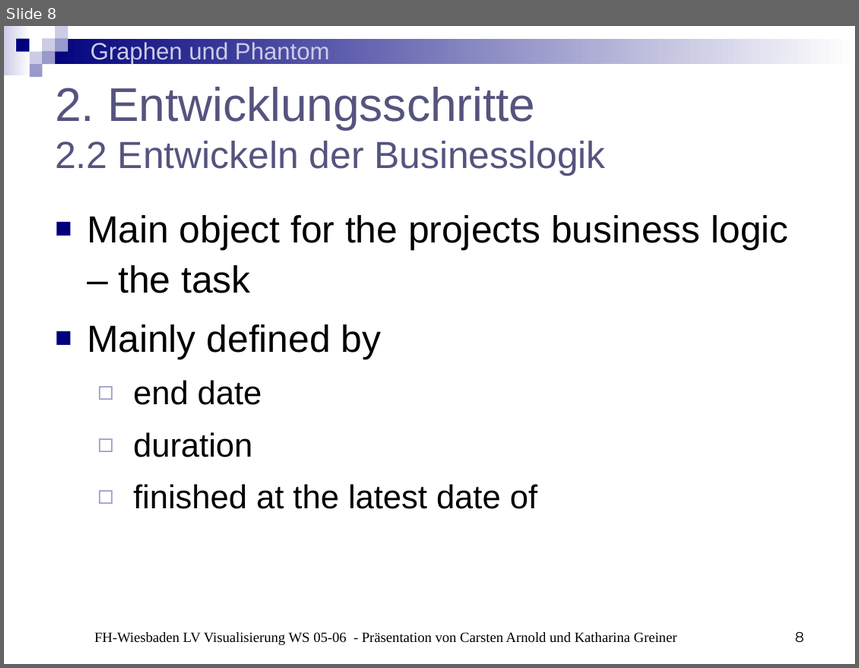
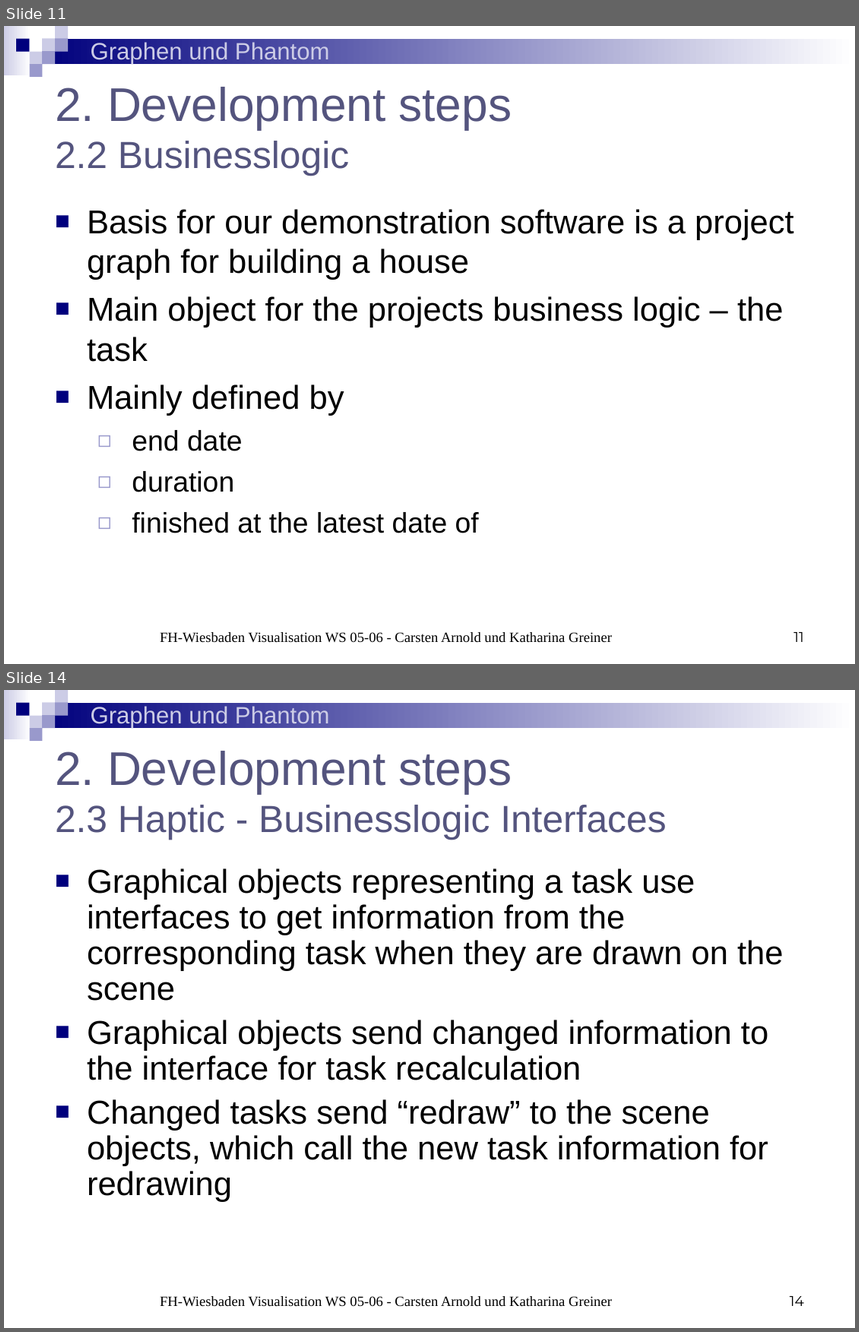
Before and after one commit to BackupTheBerlios/phantom-graphs-svn, a slide deck: trunk/Präsentationen/Präsentation3.ppt. Shown one above the other, each under a label of ours: slide 8 before the commit, slides 11 and 14 after it; the slides between them are not shown. The pictures are 859x668 and 859x1332 pixels, drawn with LibreOffice and Linux fonts; fonts in the diff are those of the drawing. Boxes give left, top, right and bottom in pixels: in the first picture for what was removed or moved away, otherwise in the second. Text is boxed around its words. In the diff, an @@ line names an element or a change of style, - is before the commit and + after.

```diff
--- a/trunk/Präsentationen/Präsentation3.ppt
+++ b/trunk/Präsentationen/Präsentation3.ppt
@@ slide 14 added at box(4, 690, 855, 1328), background #FFFFFF; not listed: 10 template elements that a slide beside it also shows @@
@@ title added at box(55, 751, 666, 840), 32 pt, text #54547E @@
+2. Development steps
+2.3 Haptic - Businesslogic Interfaces
@@ text added at box(87, 869, 784, 1202), 28 pt, text #000000 @@
+■ Graphical objects representing a task use interfaces to get information from the corresponding task when they are drawn on the scene
+■ Graphical objects send changed information to the interface for task recalculation
+■ Changed tasks send “redraw” to the scene objects, which call the new task information for redrawing
@@ text added at box(160, 1296, 612, 1307), 12 pt, text #000000 @@
+FH-Wiesbaden Visualisation WS 05-06 - Carsten Arnold und Katharina Greiner
@@ page number added at box(790, 1296, 804, 1306), 12 pt, text #000000 @@
+14
@@ what was slide 8 is now slide 11 @@
@@ slide 11 changed as well @@
@@ title at box(55, 87, 512, 176): text changed; size 32 to 40 pt @@
-2. Entwicklungsschritte
-2.2 Entwickeln der Businesslogik
+2. Development steps
+2.2 Businesslogic
@@ text at box(87, 209, 794, 280): paragraph added @@
+■ Basis for our demonstration software is a project graph for building a house
@@ text at box(87, 297, 784, 534): size 32 to 28 pt in "Main object for the projects business logic ...", "Mainly defined by"; size 28 to 24 pt in "end date", "duration", "finished at the latest date of"; line spacing 1.1 to 1; less space between paragraphs @@
@@ text at box(160, 632, 612, 643): text changed @@
-FH-Wiesbaden LV Visualisierung WS 05-06 - Präsentation von Carsten Arnold und Katharina Greiner
+FH-Wiesbaden Visualisation WS 05-06 - Carsten Arnold und Katharina Greiner
@@ page number at box(794, 632, 804, 642): text changed @@
-8
+11
```
Also in this commit, not shown: 11 other slides changed, 4 other slides added, 1 slide removed.
